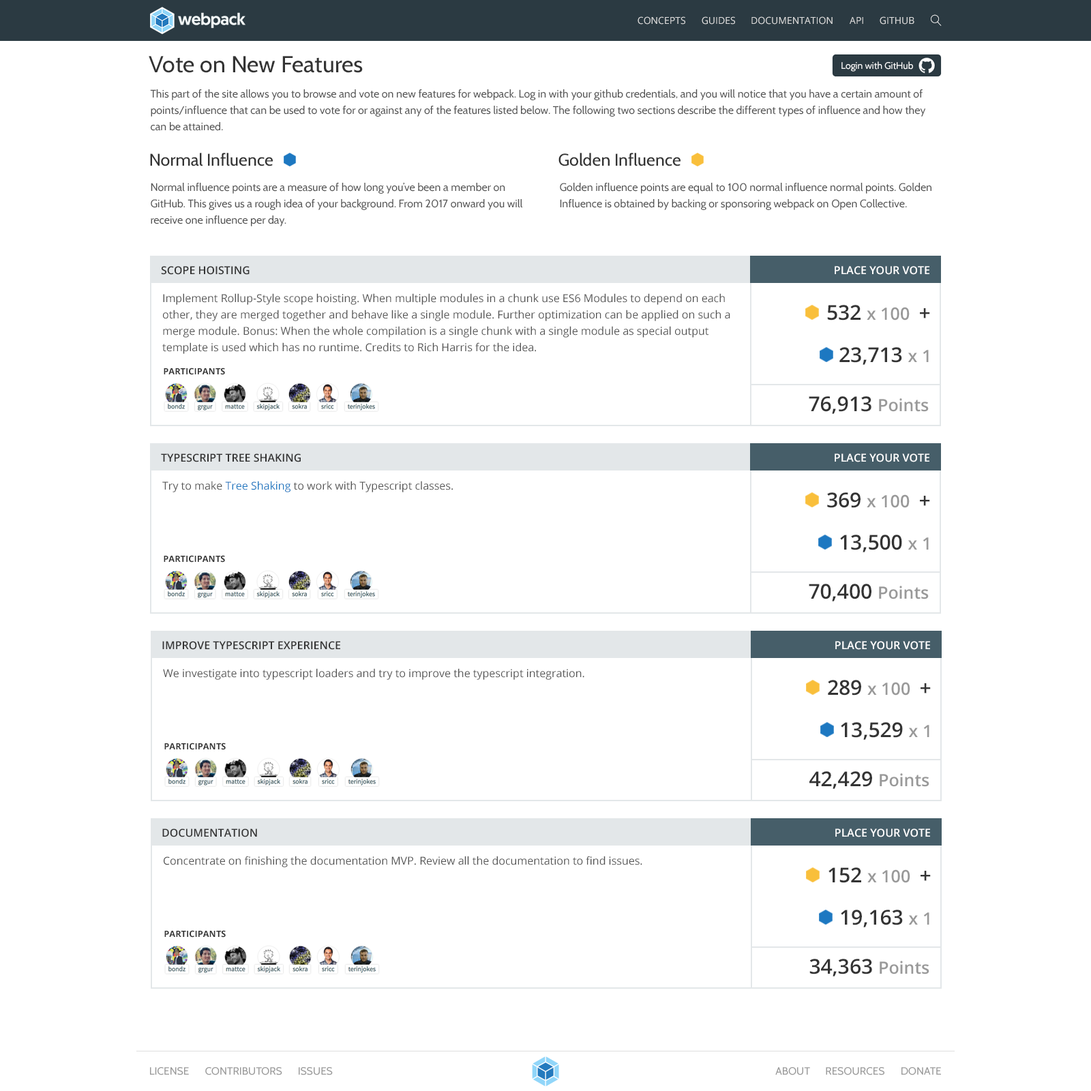
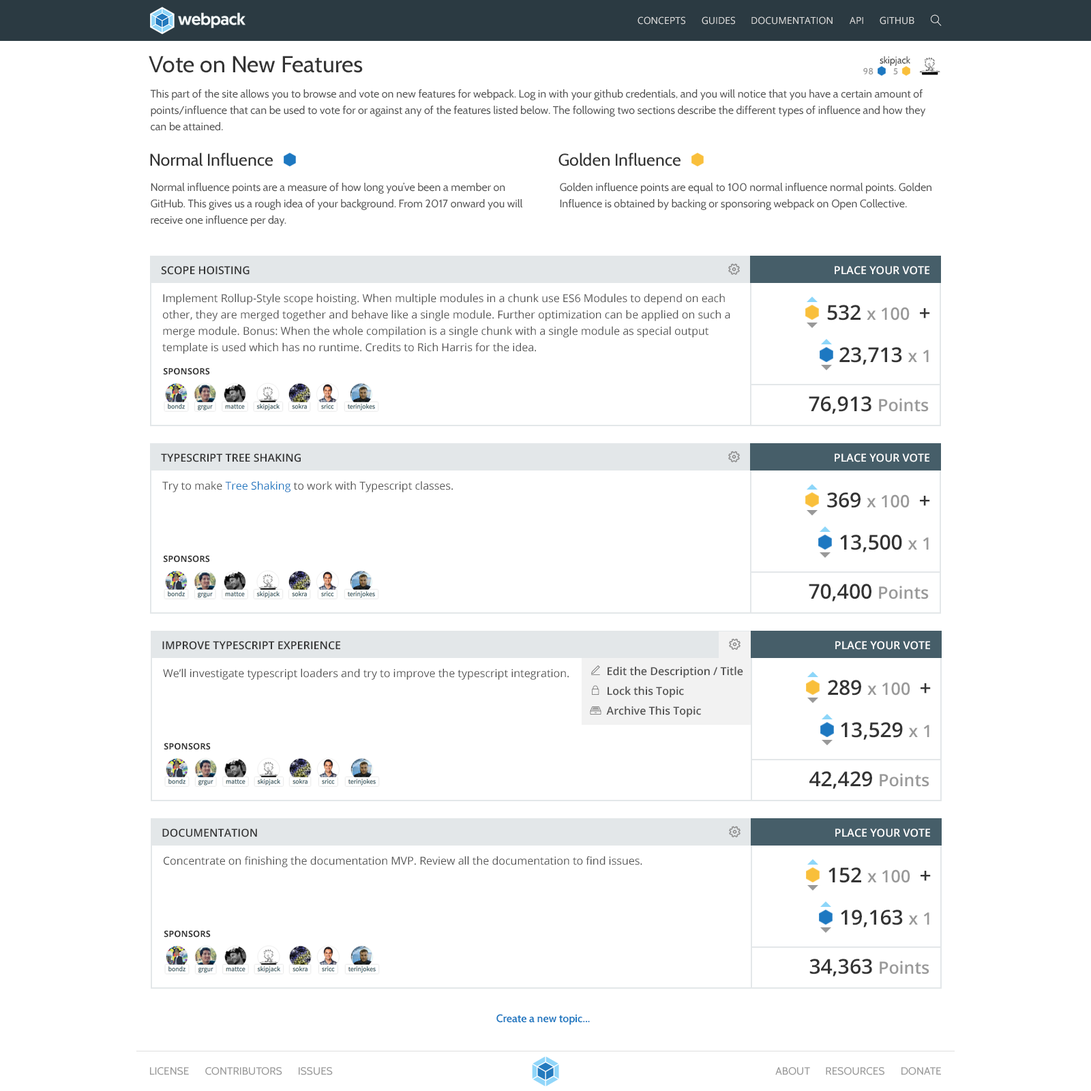
Comparing the layer stacks of the two 1091×1091 images. Changes:
hid group "Login Button" (2 layers) over bbox(832, 53, 943, 78)
showed group "Admin User" (8 layers) over bbox(863, 54, 942, 78)
painted on "Title" (4th of 7, in "Content" › "Item" › "Participants") over bbox(163, 367, 226, 376)
showed "Create a new topic..." over bbox(496, 1014, 591, 1026)
painted on "Title" (5th of 7, in "Content" › "Item" › "Participants") over bbox(163, 555, 226, 563)
added group "Setting Menu" with 11 layers in group "Header" over bbox(581, 631, 752, 726)
added group "Option" (1st of 3, in "Content" › "Item" › "Header" › "Setting Menu") with 2 layers in group "Setting Menu" over bbox(591, 665, 744, 679)
added layer "Label" (1st of 3, in "Content" › "Item" › "Header" › "Setting Menu" › "Option") in group "Option" over bbox(607, 666, 744, 679)
added group "Option" (2nd of 3, in "Content" › "Item" › "Header" › "Setting Menu") with 2 layers in group "Setting Menu" over bbox(592, 685, 685, 698)
added layer "Label" (2nd of 3, in "Content" › "Item" › "Header" › "Setting Menu" › "Option") in group "Option" over bbox(607, 686, 685, 698)
added group "Option" (3rd of 3, in "Content" › "Item" › "Header" › "Setting Menu") with 2 layers in group "Setting Menu" over bbox(590, 706, 702, 718)
added layer "Label" (3rd of 3, in "Content" › "Item" › "Header" › "Setting Menu" › "Option") in group "Option" over bbox(606, 706, 702, 718)
added layer "Icon Bgrnd" in group "Setting Menu" over bbox(719, 631, 752, 659)
added layer "Main Bgrnd" in group "Setting Menu" over bbox(581, 658, 752, 726)
painted on "Description" (6th of 7, in "Content" › "Item") over bbox(179, 668, 585, 681)
painted on "Title" (6th of 7, in "Content" › "Item" › "Participants") over bbox(163, 742, 226, 751)
painted on "Title" (7th of 7, in "Content" › "Item" › "Participants") over bbox(163, 930, 226, 939)
…and 23 more changes (3 added, 1 moved_by, 20 visibility)
